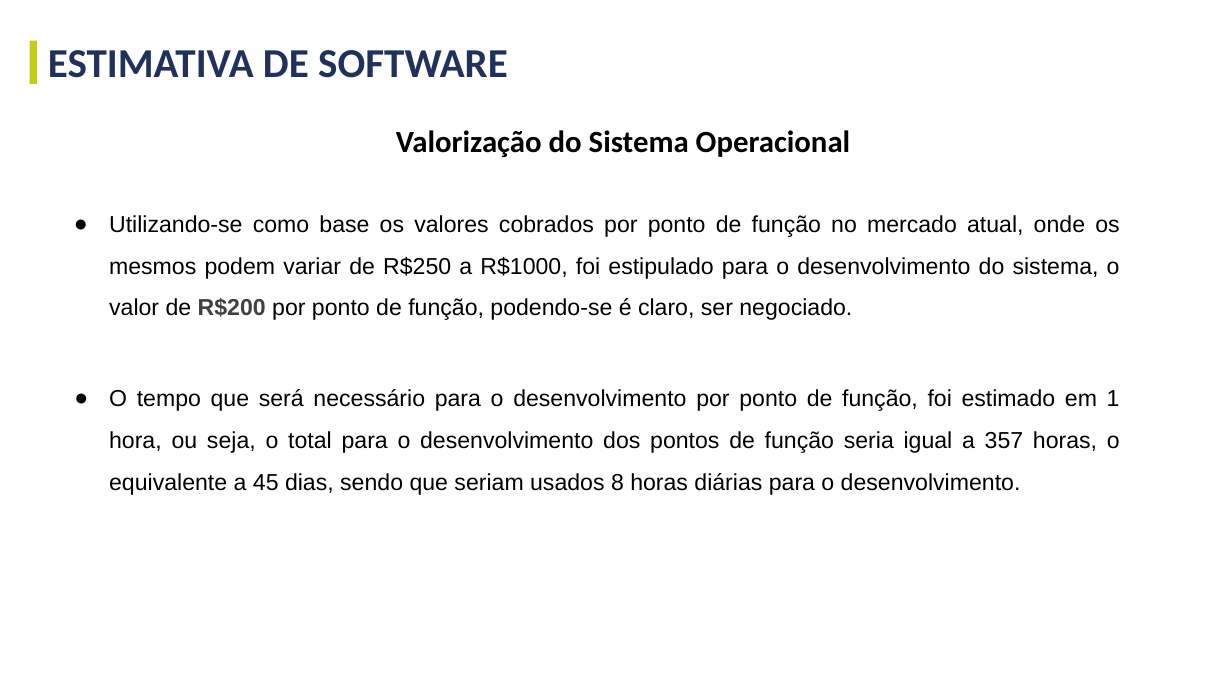
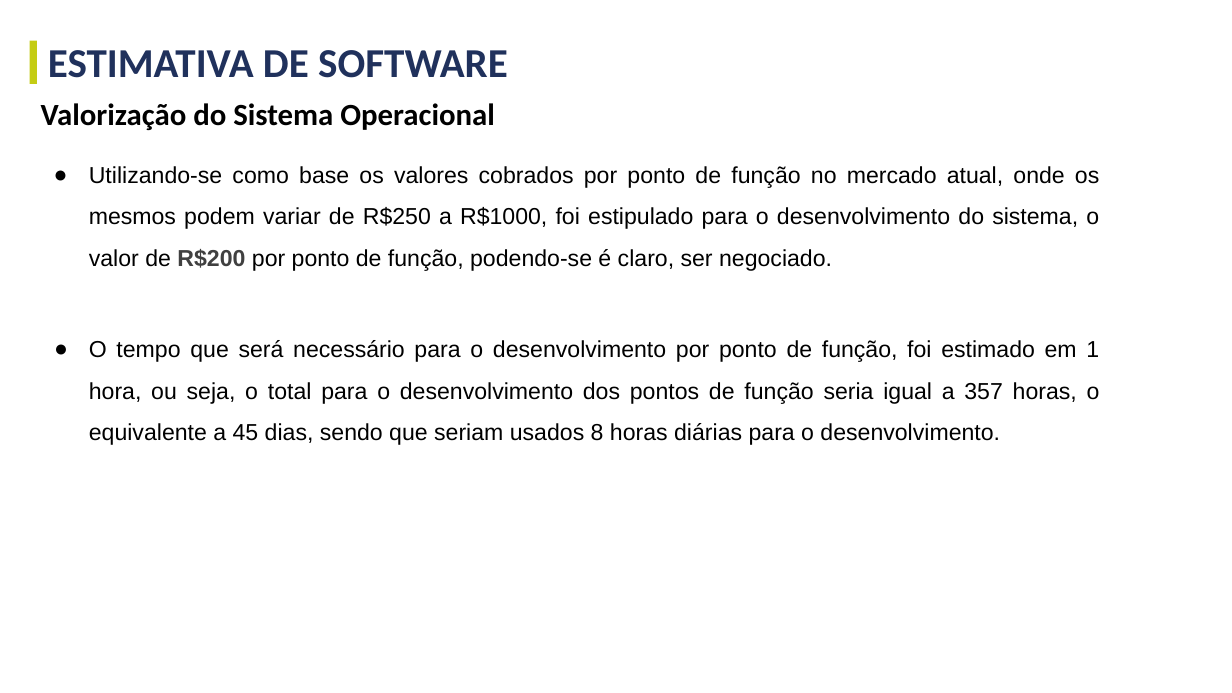
Before and after one commit to GustavoGinoTerezo/projetos-faculdade, a slide deck: slide 20 of terceiro-semestre/documentacao-e-templates/gestao-e-qualidade-de-software/Gestão e Qualidade de SW - Projeto A3 - Template.pptx (slide 19 before the commit). Drawn at 1232x693 pixels with LibreOffice and Linux fonts; fonts in the diff are those of the drawing. Boxes give left, top, right and bottom in pixels: in the first picture for what was removed or moved away, otherwise in the second. Text is boxed around its words. In the diff, an @@ line names an element or a change of style, - is before the commit and + after.

```diff
--- a/terceiro-semestre/documentacao-e-templates/gestao-e-qualidade-de-software/Gestão e Qualidade de SW - Projeto A3 - Template.pptx
+++ b/terceiro-semestre/documentacao-e-templates/gestao-e-qualidade-de-software/Gestão e Qualidade de SW - Projeto A3 - Template.pptx
@@ text "Valorização do Sistema Operacional": place and size @@
-text "Valorização do Sistema Operacional" at (396,130,851,157)
+text "Valorização do Sistema Operacional" at (41,103,495,130)
@@ text "Valorização do Sistema Operacional" at (41,103,495,130): alignment centre to left @@
@@ text "Utilizando-se como base os valores ...": place and size @@
-text "Utilizando-se como base os valores ..." at (109,215,1120,495)
+text "Utilizando-se como base os valores ..." at (89,166,1100,445)
```
Also in this commit, not shown: 19 other slides changed, 3 slides added, 1 slide removed, 5 other files.
